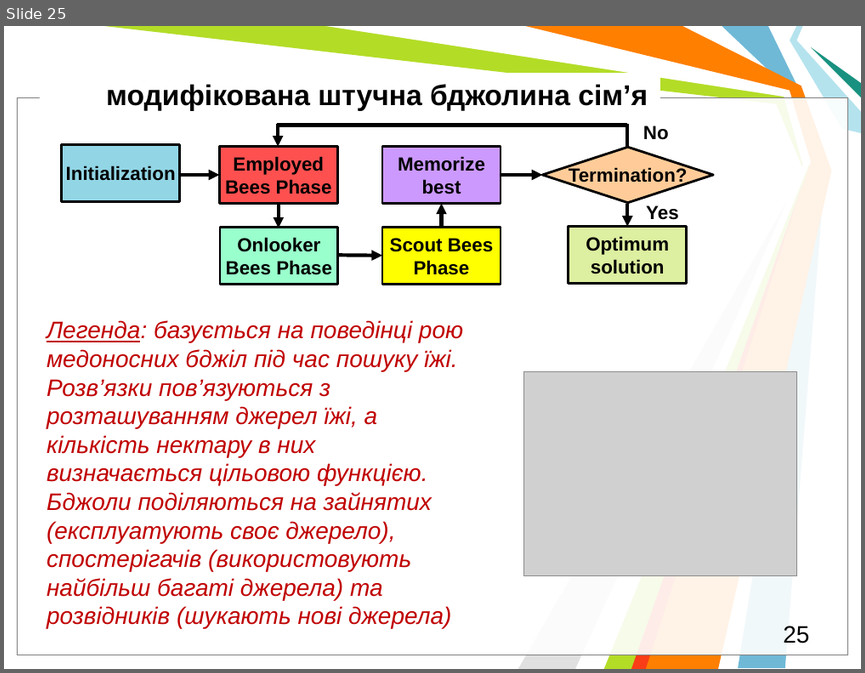
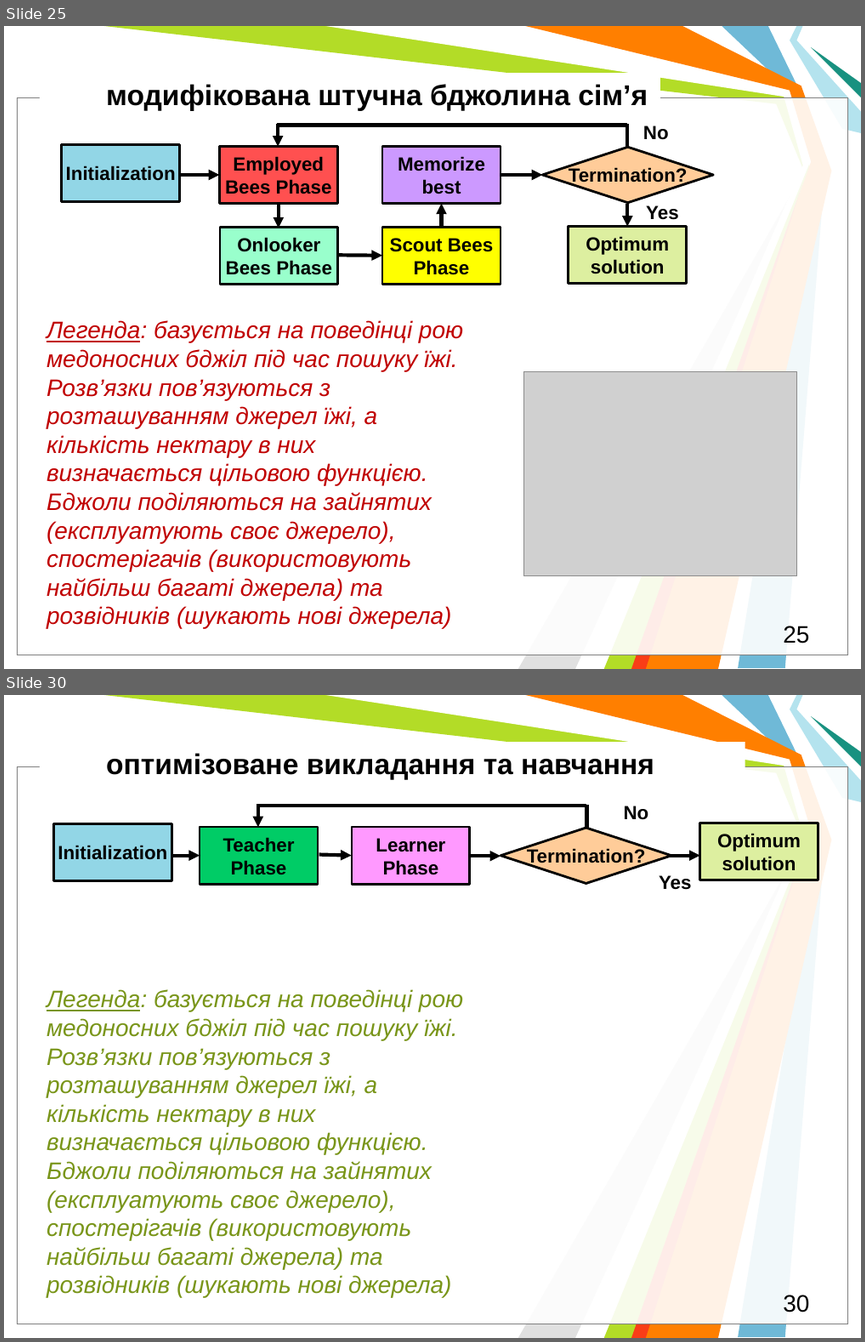
Before and after one commit to l432/NMK, a slide deck: Lecture/DAAD/DAAD_MetaH.pptm. Shown one above the other, each under a label of ours: slide 25 before the commit, slides 25 and 30 after it; the slides between them are not shown. The pictures are 865x673 and 865x1342 pixels, drawn with LibreOffice and Linux fonts; fonts in the diff are those of the drawing; grey boxes stand for pictures; background and template pictures are left out. Boxes give left, top, right and bottom in pixels: in the first picture for what was removed or moved away, otherwise in the second. Text is boxed around its words. In the diff, an @@ line names an element or a change of style, - is before the commit and + after.

```diff
--- a/Lecture/DAAD/DAAD_MetaH.pptm
+++ b/Lecture/DAAD/DAAD_MetaH.pptm
@@ slide 30 added at box(4, 695, 861, 1338), background #FFFFFF; not listed: 11 template elements that a slide beside it also shows @@
@@ text added at box(106, 753, 654, 780), 24 pt, text #000000, bold @@
+оптимізоване викладання та навчання
@@ line added from (256, 805) to (586, 805), #000000 3 pt @@
@@ arrow added from (257, 804) to (257, 827), #000000 3 pt @@
@@ line added from (586, 805) to (586, 828), #000000 3 pt @@
@@ text added at box(624, 805, 649, 820), 16 pt, text #000000, bold @@
+No
@@ rectangle added at box(53, 823, 172, 881), fill #92D6E6, outline #000000 2 pt, 16 pt, text #000000, bold @@
+Initialization
@@ rectangle added at box(200, 827, 318, 885), fill #00CC66, outline #000000 2 pt, 16 pt, text #000000, bold @@
+Teacher Phase
@@ rectangle added at box(352, 827, 470, 885), fill #FF99FF, outline #000000 2 pt, 16 pt, text #000000, bold @@
+Learner Phase
@@ diamond added at box(501, 828, 671, 884), fill #FFCC99, outline #000000 2 pt @@
@@ text added at box(527, 847, 646, 867), 16 pt, text #000000, bold @@
+Termination?
@@ rectangle added at box(699, 823, 818, 880), fill #DDEFA0, outline #000000 2 pt, 16 pt, text #000000, bold @@
+Optimum solution
@@ arrow added from (174, 855) to (200, 855), #000000 3 pt @@
@@ arrow added from (319, 854) to (351, 855), #000000 3 pt @@
@@ arrow added from (470, 857) to (501, 857), #000000 3 pt @@
@@ arrow added from (669, 855) to (699, 855), #000000 3 pt @@
@@ text added at box(658, 875, 691, 890), 16 pt, text #000000, bold @@
+Yes
@@ text added at box(46, 989, 463, 1298), 20 pt, text #7A9519, italic @@
+Легенда: базується на поведінці рою медоносних бджіл під час пошуку їжі. Розв’язки пов’язуються з розташуванням джерел їжі, а кількість нектару в них визначається цільовою функцією. Бджоли поділяються на зайнятих (експлуатують своє джерело), спостерігачів (використовують найбільш багаті джерела) та розвідників (шукають нові джерела)
@@ page number added at box(783, 1294, 809, 1312), 20 pt, text #000000 @@
+30
```
Also in this commit, not shown: 3 slides changed, 3 other slides added, 1 slide removed, 1 other file.
